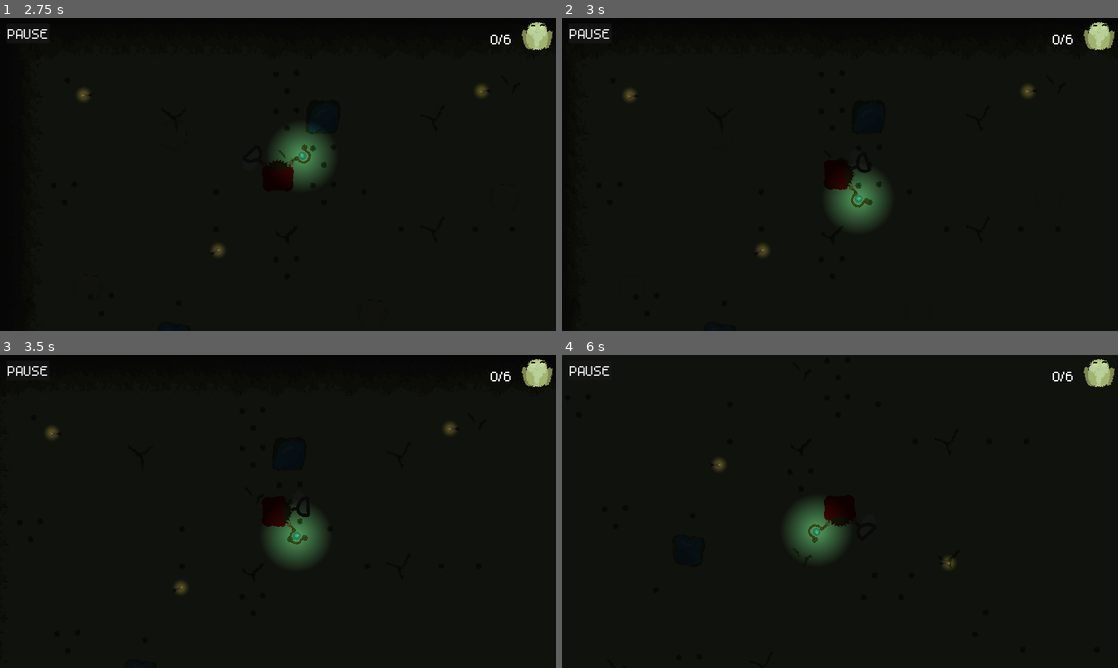
Above: before the commit, frames 1-4 (two rows, left to right).
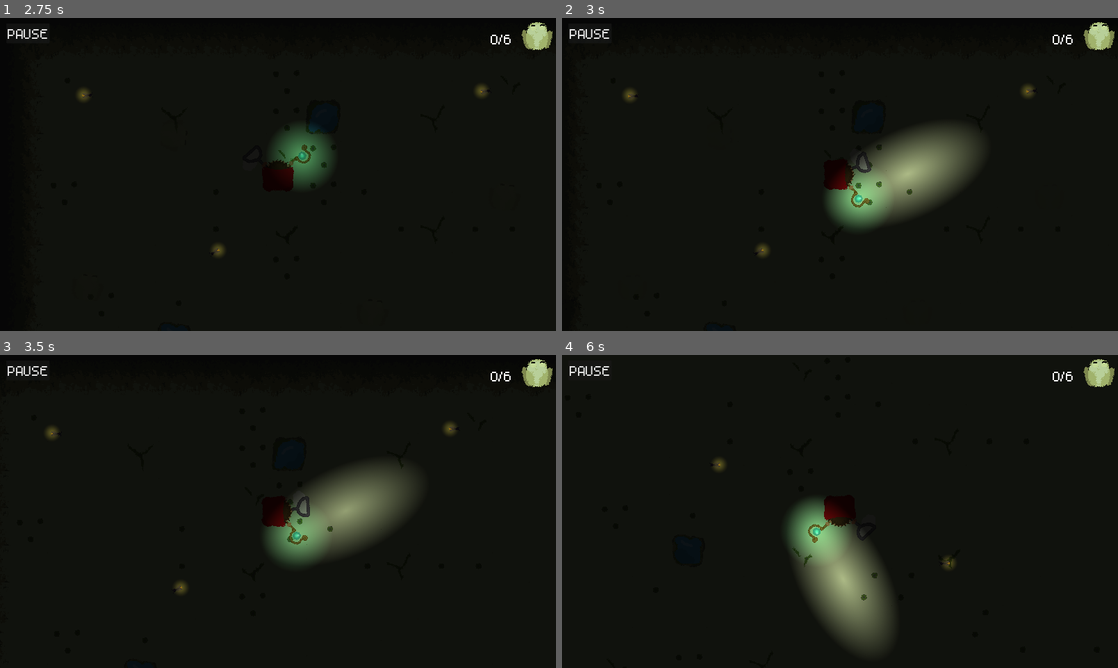
Above: after the commit, the same moments.

Repository: Splashy-Inc/amphibiwitch
Game: Godot game, scene res://SCENES/screen_manager.tscn
The game is run twice, just before and just after one commit, with the same random seed, the same clock (stepped at 60 frames per second) and the same inputs. The engine's default icon, where the game draws it, is replaced by a stand-in: a white triangle on a blue panel in a dark square. Sound files missing from this copy of the repository are replaced by a short silence.
Inputs (mouse positions are in pixels of both pictures, inside the frame that each line leads up to):
- Up to frame 1 (2.75 s): click "Play" at 0.5 s; click "PAUSE" at 1.25 s; click "Restart" at 2 s
- Up to frame 2 (3 s): tap Enter at 2.75 s; move the mouse to (962, 158) at 2.77 s; hold D (right) from 2.78 s (still down); hold Right mouse button (light) from 2.78 s (still down); click (962, 158) at 2.92 s
- Up to frame 3 (3.5 s): keep holding D (right); keep holding Right mouse button (light)
- Up to frame 4 (6 s): move the mouse to (728, 527) at 3.52 s; release D (right) at 3.53 s; release Right mouse button (light) at 3.53 s; hold S (down) 3.53-4.28 s; right-click (728, 527) at 3.6 s; move the mouse to (895, 442) at 4.27 s; press the mouse at (895, 442) at 4.28 s; hold D (right) 4.28-5.03 s; right-click (895, 442) at 4.55 s; tap Space at 5 s; move the mouse to (812, 574) at 5.02 s; release the mouse at (812, 574) at 5.03 s; hold W (up) 5.03-5.78 s; right-click (812, 574) at 5.1 s; click (812, 574) at 5.17 s; move the mouse to (1006, 558) at 5.77 s; hold A (left) from 5.78 s (still down); hold Right mouse button (light) from 5.78 s (still down)

Frame 1 is identical in both runs. In frame 2, 5.2% of the frame differs, in the area x 49-76%, y 34-65%; in frame 3, 4.7%; in frame 4, 5.2%, in the area x 41-60%, y 49-95%.

Commit message:
Allow staff to be on while attacking

Diff:
--- a/SCRIPTS/player.gd
+++ b/SCRIPTS/player.gd
@@ -14,7 +14,7 @@
 
 func _physics_process(delta: float) -> void:
 
-	staff.active = Input.is_action_pressed("light") and not attacking
+	staff.active = Input.is_action_pressed("light")
 
 	if not attacking:
 		var new_direction = Vector2.ZERO
